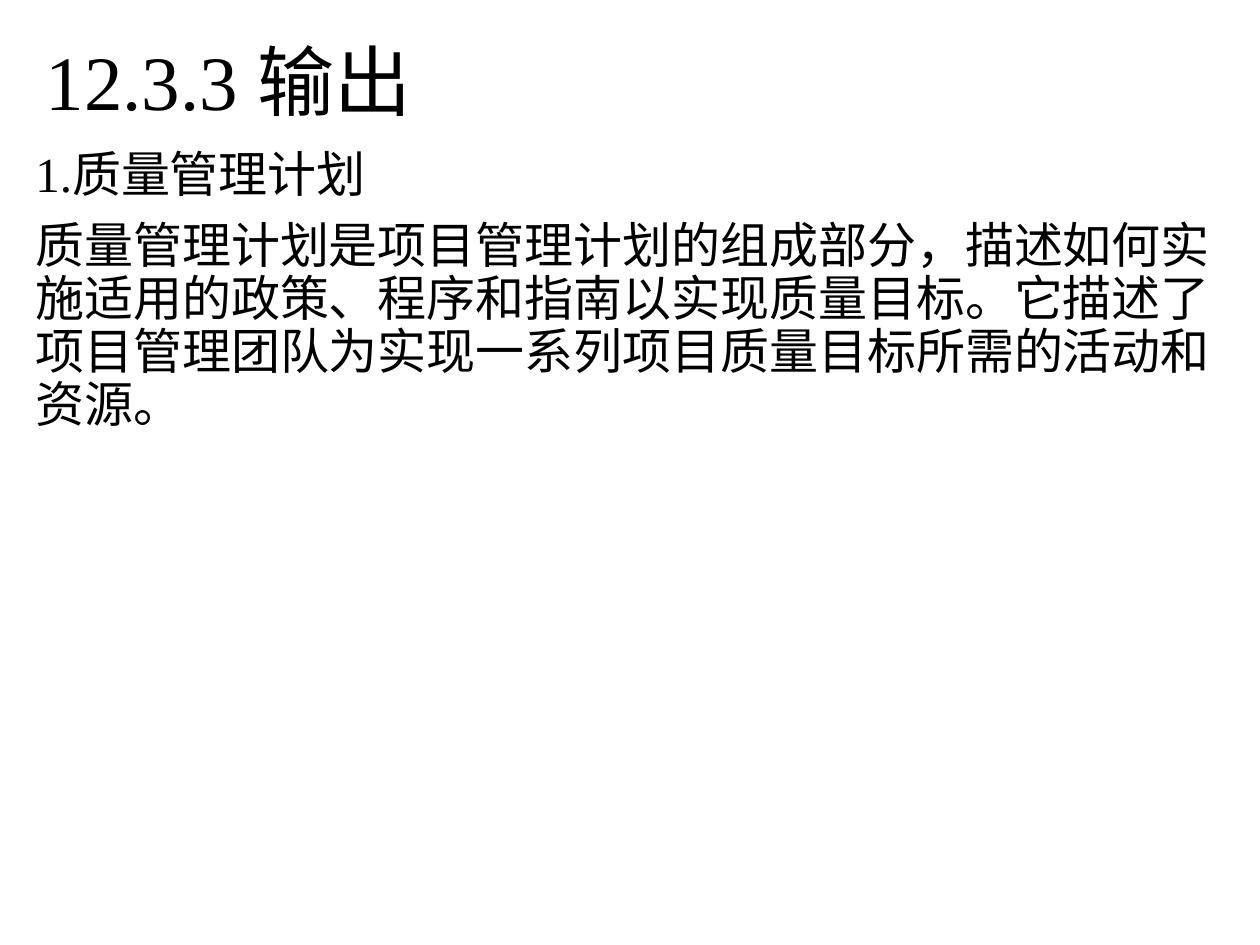
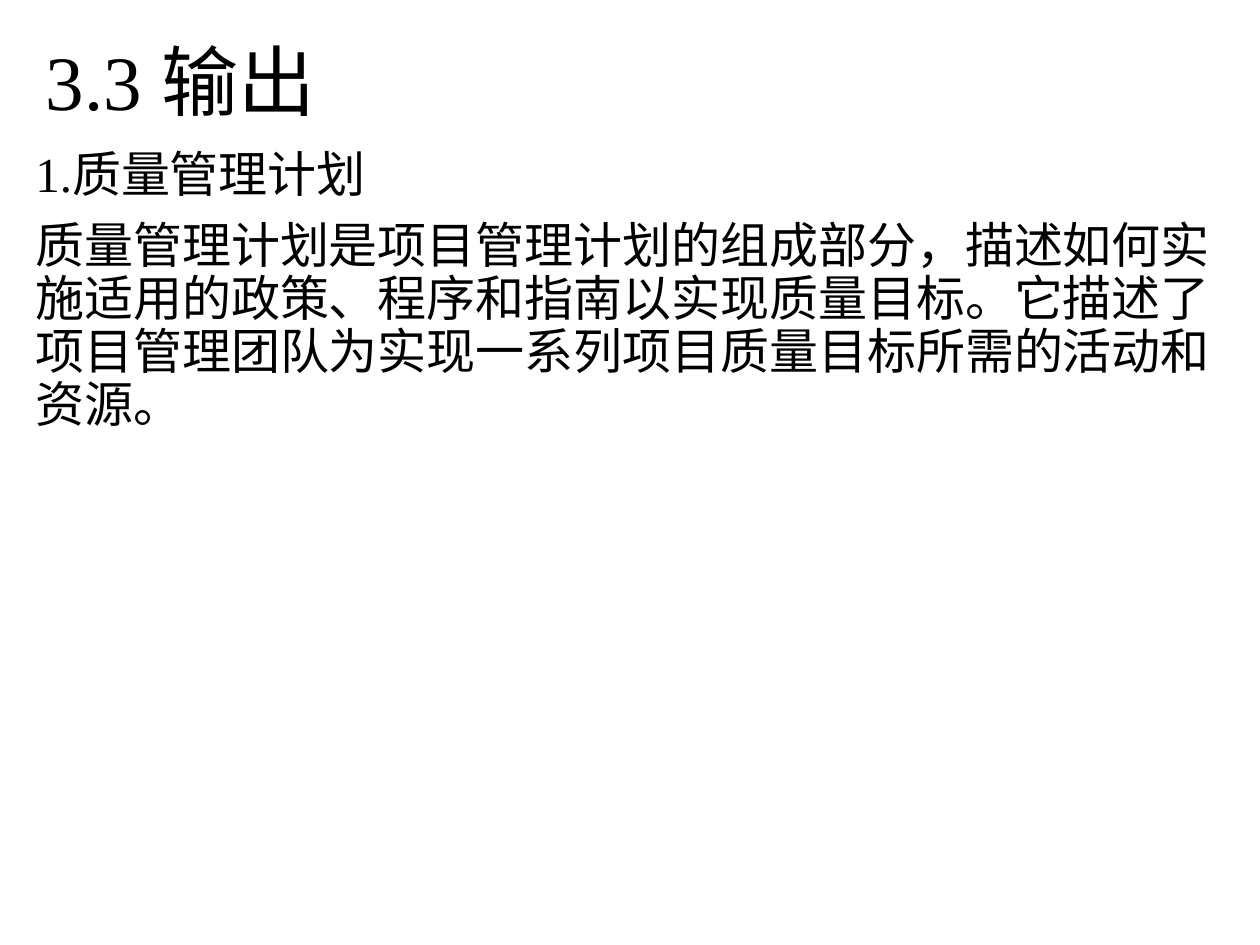
Before and after one commit to yanghui58/project_manager, a slide deck: slide 45 of 第12章 项目质量管理_详细版.pptx. Drawn at 1260x945 pixels with LibreOffice and Linux fonts; fonts in the diff are those of the drawing; background and template pictures are left out. Boxes give left, top, right and bottom in pixels: in the first picture for what was removed or moved away, otherwise in the second. Text is boxed around its words. In the diff, an @@ line names an element or a change of style, - is before the commit and + after.

```diff
--- a/第12章 项目质量管理_详细版.pptx
+++ b/第12章 项目质量管理_详细版.pptx
@@ title at (x1=46, y1=45, x2=315, y2=116): text changed @@
-12.3.3 输出
+3.3 输出
```
Also in this commit, not shown: 2 other files.
